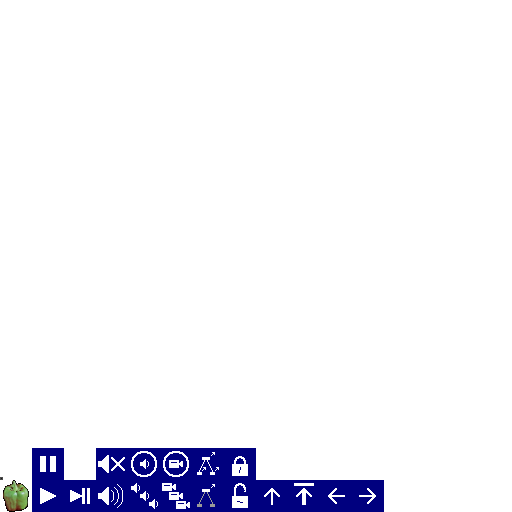
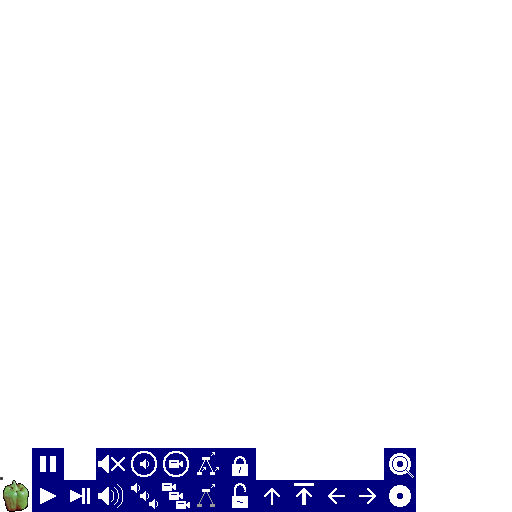
Layers edited between the first and the second w=512, h=512 image:
painted on "Layer" over [384, 448, 416, 512]
